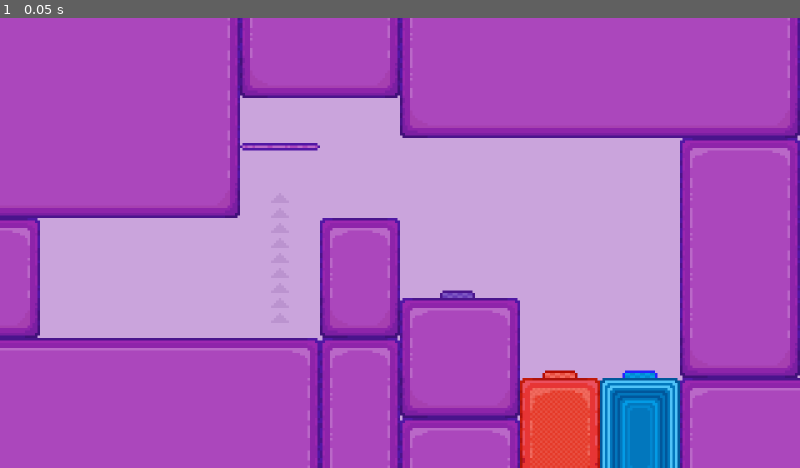
Above: before the commit, frame 1.
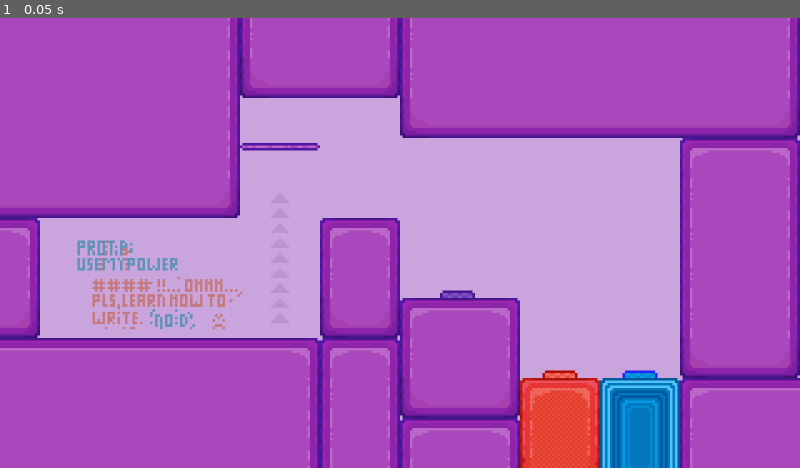
Above: after the commit, the same moment.

Repository: EmilPok/RpurpleB
Game: Godot game, scene res://scenes/levels/level_2.tscn
The game is run twice, just before and just after one commit, with the same random seed, the same clock (stepped at 60 frames per second) and the same inputs. This scene is started directly instead of the project's main scene.
Inputs:
- Up to frame 1 (0.05 s): no input

The runs differ from the first frame. In frame 1, 1.1% of the frame differs, in the area x 9-31%, y 49-70%.

Commit message:
more deco

Diff:
--- a/scenes/levels/level_2.tscn
+++ b/scenes/levels/level_2.tscn
@@ -5,6 +5,8 @@
 [ext_resource type="PackedScene" uid="uid://dra4hwim6nip" path="res://scenes/button.tscn" id="3_qpwj6"]
 [ext_resource type="PackedScene" uid="uid://cbv15oqqtv3bg" path="res://scenes/moving_block.tscn" id="4_ibugp"]
 [ext_resource type="Texture2D" uid="uid://bulvg5a4w4gmi" path="res://art/misc/arrow.png" id="5_l37oo"]
+[ext_resource type="Texture2D" uid="uid://dfvcw0ome8nrv" path="res://art/UI/tutorial/protip_blue.png" id="6_ibugp"]
+[ext_resource type="Texture2D" uid="uid://c2e3fwj8xdhvr" path="res://art/UI/tutorial/protip_blue_red_part.png" id="7_8qukl"]
 
 [node name="level_2" type="Node2D" unique_id=389029467]
 
@@ -99,3 +101,11 @@
 z_index = -2
 position = Vector2(112, 84)
 texture = ExtResource("5_l37oo")
+
+[node name="ProtipBlue" type="Sprite2D" parent="." unique_id=1976926649]
+position = Vector2(61, 95)
+texture = ExtResource("6_ibugp")
+
+[node name="ProtipBlueRedPart" type="Sprite2D" parent="." unique_id=1662906503]
+position = Vector2(67, 114)
+texture = ExtResource("7_8qukl")
Binary file added: art/UI/tutorial/protip_blue.png
Not shown, added: art/UI/tutorial/protip_blue.png.import
Binary file added: art/UI/tutorial/protip_blue_red_part.png
Not shown, added: art/UI/tutorial/protip_blue_red_part.png.import
